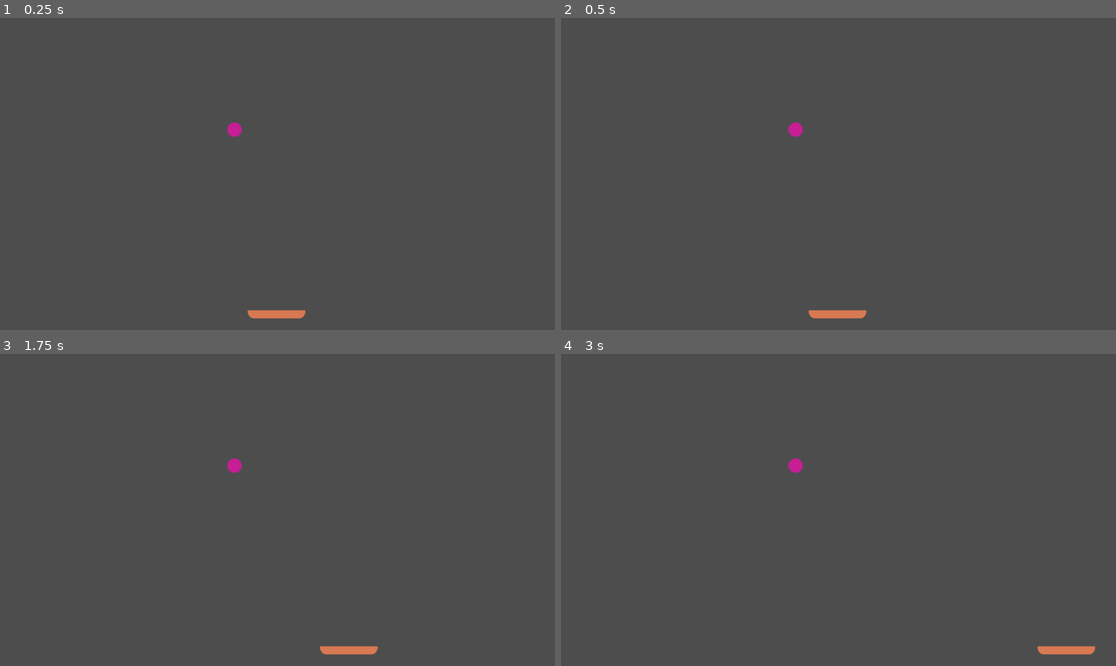
Above: before the commit, frames 1-4 (two rows, left to right).
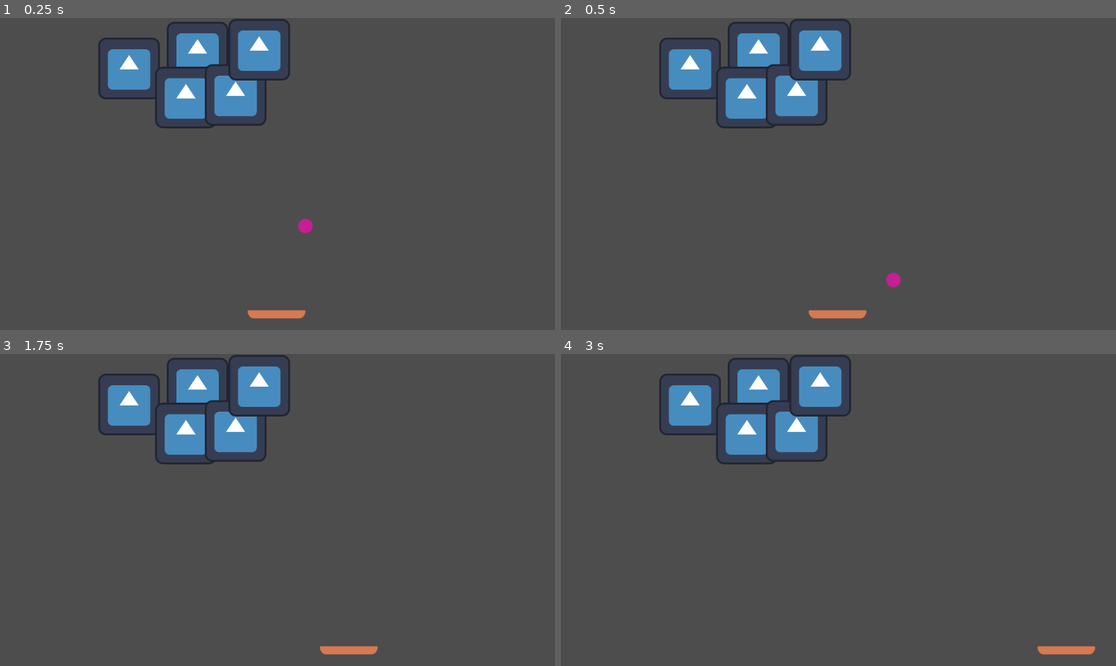
Above: after the commit, the same moments.

Repository: ds-bhatia/Breakout-Remake
Game: Godot game, scene res://main.tscn
The game is run twice, just before and just after one commit, with the same random seed, the same clock (stepped at 60 frames per second) and the same inputs. The project has no main scene, so this scene is started directly. The engine's default icon, where the game draws it, is replaced by a stand-in: a white triangle on a blue panel in a dark square.
Inputs:
- Up to frame 1 (0.25 s): no input
- Up to frame 2 (0.5 s): no input
- Up to frame 3 (1.75 s): hold Right (right) 0.53-1.28 s; hold Left (left) from 1.28 s (still down)
- Up to frame 4 (3 s): release Left (left) at 2.03 s; hold Right (right) from 2.03 s (still down)

The runs differ from the first frame. In frame 1, 6.0% of the frame differs, in the area x 17-57%, y 0-70%; in frame 2, 6.0%, in the area x 17-62%, y 0-87%; in frame 3, 5.9%; in frame 4, 5.9%.

Commit message:
Updated Ball physics and added bricks

Diff:
--- /dev/null
+++ b/ball.gd
@@ -0,0 +1,17 @@
+extends RigidBody2D
+@export var speed = 500
+var angle
+var velocity = Vector2.ZERO
+
+func _ready() -> void:
+	position = Vector2(578, 320)
+	angle = randf_range(PI/4, 3*PI/4)
+	velocity.x = speed * cos(angle)
+	velocity.y = speed * sin(angle)
+	velocity = velocity.normalized()
+
+func _process(delta: float) -> void:
+	var collision_info = move_and_collide(velocity * delta)
+	if collision_info:
+		velocity = velocity.bounce(collision_info.get_normal())
+	position += velocity * speed * delta
--- a/ball.tscn
+++ b/ball.tscn
@@ -1,5 +1,6 @@
-[gd_scene load_steps=3 format=3 uid="uid://civmu6hy0k8c"]
+[gd_scene load_steps=4 format=3 uid="uid://civmu6hy0k8c"]
 
+[ext_resource type="Script" path="res://ball.gd" id="1_orj3l"]
 [ext_resource type="Texture2D" uid="uid://3k1rbdtpq0q5" path="res://arts/Ball.png" id="1_upguj"]
 
 [sub_resource type="CircleShape2D" id="CircleShape2D_an1cn"]
@@ -10,6 +11,7 @@
 collision_layer = 2
 collision_mask = 5
 gravity_scale = 0.0
+script = ExtResource("1_orj3l")
 metadata/_edit_group_ = true
 
 [node name="Sprite2D" type="Sprite2D" parent="."]
--- /dev/null
+++ b/brick.tscn
@@ -0,0 +1,22 @@
+[gd_scene load_steps=3 format=3 uid="uid://dwfno5wfpstuk"]
+
+[ext_resource type="Texture2D" uid="uid://cpiqjhuxruul4" path="res://icon.svg" id="1_6qrxo"]
+
+[sub_resource type="RectangleShape2D" id="RectangleShape2D_i4ygu"]
+size = Vector2(115, 112)
+
+[node name="Brick" type="RigidBody2D"]
+position = Vector2(207, 71)
+scale = Vector2(0.2, 0.2)
+collision_layer = 8
+collision_mask = 0
+gravity_scale = 0.0
+metadata/_edit_group_ = true
+
+[node name="CollisionShape2D" type="CollisionShape2D" parent="."]
+position = Vector2(1.5, -1)
+scale = Vector2(0.2, 0.2)
+shape = SubResource("RectangleShape2D_i4ygu")
+
+[node name="Sprite2D" type="Sprite2D" parent="."]
+texture = ExtResource("1_6qrxo")
--- a/main.tscn
+++ b/main.tscn
@@ -1,16 +1,18 @@
-[gd_scene load_steps=4 format=3 uid="uid://rlosbafmktfj"]
+[gd_scene load_steps=5 format=3 uid="uid://rlosbafmktfj"]
 
 [ext_resource type="PackedScene" uid="uid://lsnlo3aopsoe" path="res://player.tscn" id="1_di1v6"]
 [ext_resource type="PackedScene" uid="uid://civmu6hy0k8c" path="res://ball.tscn" id="2_yjynp"]
 [ext_resource type="PackedScene" uid="uid://cpus7u4l0y06d" path="res://wall.tscn" id="3_qro3w"]
+[ext_resource type="PackedScene" uid="uid://dwfno5wfpstuk" path="res://brick.tscn" id="4_qpy3y"]
 
 [node name="Main" type="Node2D"]
 
 [node name="Player" parent="." instance=ExtResource("1_di1v6")]
 
 [node name="Ball" parent="." instance=ExtResource("2_yjynp")]
-position = Vector2(487, 232)
+position = Vector2(558, 242)
 rotation = 1.5708
+collision_mask = 13
 
 [node name="WallTop" parent="." instance=ExtResource("3_qro3w")]
 
@@ -21,3 +23,18 @@
 [node name="WallRight" parent="." instance=ExtResource("3_qro3w")]
 position = Vector2(1152, -238)
 rotation = 1.5708
+
+[node name="Brick" parent="." instance=ExtResource("4_qpy3y")]
+position = Vector2(268, 105)
+
+[node name="Brick2" parent="." instance=ExtResource("4_qpy3y")]
+position = Vector2(410, 72)
+
+[node name="Brick3" parent="." instance=ExtResource("4_qpy3y")]
+position = Vector2(386, 165)
+
+[node name="Brick4" parent="." instance=ExtResource("4_qpy3y")]
+position = Vector2(489, 160)
+
+[node name="Brick5" parent="." instance=ExtResource("4_qpy3y")]
+position = Vector2(538, 66)
--- a/project.godot
+++ b/project.godot
@@ -34,3 +34,4 @@
 2d_physics/layer_1="Player"
 2d_physics/layer_2="Ball"
 2d_physics/layer_3="Wall"
+2d_physics/layer_4="Brick"
